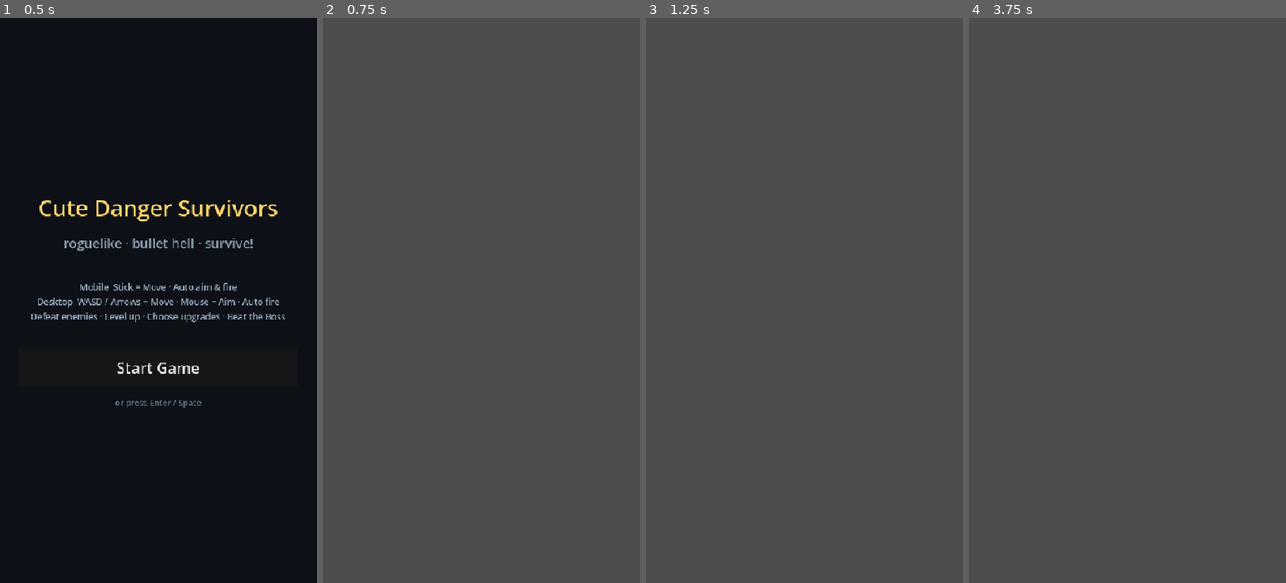
Above: before the commit, frames 1-4 (left to right).
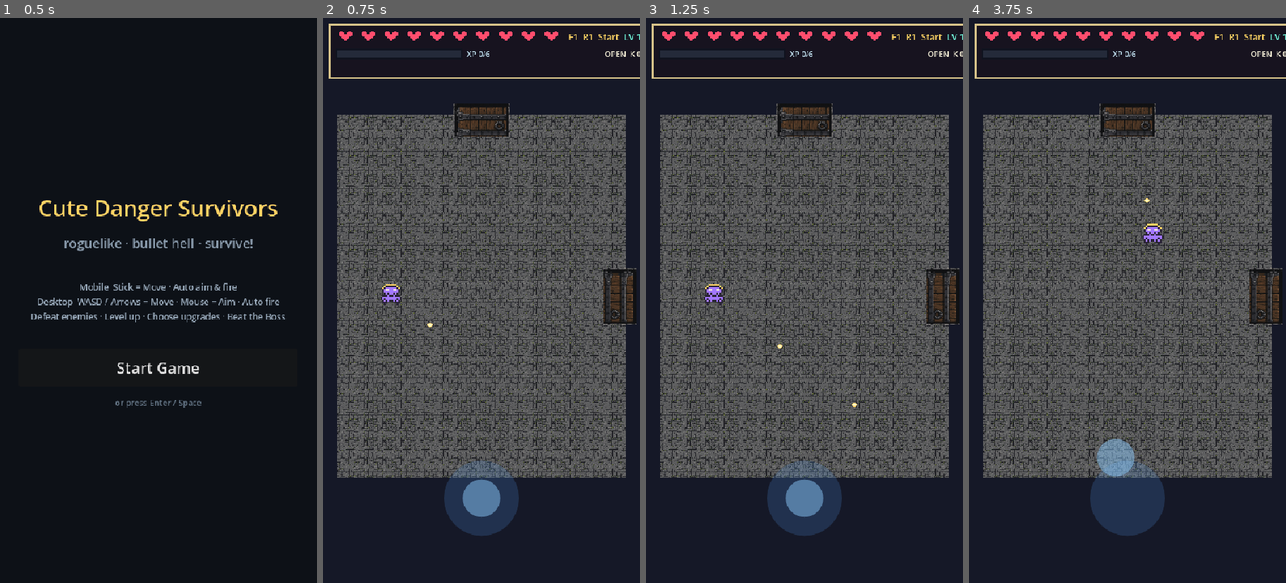
Above: after the commit, the same moments.

Repository: rinn0027-ai/cute-danger-survivors
Game: Godot game, scene res://scenes/StartMenu.tscn
Two runs of this game, one before a commit and one after it. Both use one fixed random seed, a clock stepped at 60 frames per second and the inputs below.
Inputs (mouse positions are in pixels of both pictures, inside the frame that each line leads up to):
- Up to frame 1 (0.5 s): no input
- Up to frame 2 (0.75 s): click "Start Game" at 0.5 s
- Up to frame 3 (1.25 s): no input
- Up to frame 4 (3.75 s): tap Enter at 1.25 s; move the mouse to (1197, 272) at 1.27 s; hold D (move_right) 1.28-2 s; tap 1 at 1.35 s; click (1197, 272) at 1.42 s; tap Space at 1.52 s; drag from (1064, 328) to (1111, 413) at 2.02 s; move the mouse to (1159, 176) at 2.77 s; hold D (move_right) 2.78-3.5 s; tap 3 at 2.85 s; drag from (1111, 413) to (1032, 215) at 3.52 s

Frame 1 is identical in both runs. In frame 2, 62% of the frame differs, in the area x 0-100%, y 0-100%; in frame 3, 62%; in frame 4, 62%.
Error before the commit: Parse Error: Cannot infer the type of "has_half" variable because the value doesn't have a set type. (res://scripts/main.gd:1252)

Commit message:
Require doors for room transitions

Diff:
--- a/scripts/main.gd
+++ b/scripts/main.gd
@@ -220,7 +220,6 @@
 	player.joystick_direction = joystick_move.direction
 	_keep_player_inside_room()
 	_handle_shooting()
-	_check_door_transition()
 	if enemy_shoot_timer <= 0.0:
 		_fire_enemy_bullets()
 		var shoot_interval := 1.25
@@ -911,29 +910,9 @@
 		room_number += 1
 	call_deferred("_load_room")
 
-func _check_door_transition() -> void:
-	if not room_cleared or changing_room:
-		return
-	if player.position.x >= room_rect.end.x + 14.0:
-		_enter_door(Vector2i.RIGHT)
-	elif player.position.x <= room_rect.position.x - 14.0:
-		_enter_door(Vector2i.LEFT)
-	elif player.position.y <= room_rect.position.y - 14.0:
-		_enter_door(Vector2i.UP)
-	elif player.position.y >= room_rect.end.y + 14.0:
-		_enter_door(Vector2i.DOWN)
-
 func _keep_player_inside_room() -> void:
-	if room_cleared:
-		var left_limit := room_rect.position.x - 32.0 if dungeon.has(current_room + Vector2i.LEFT) else room_rect.position.x + 16.0
-		var right_limit := room_rect.end.x + 32.0 if dungeon.has(current_room + Vector2i.RIGHT) else room_rect.end.x - 16.0
-		var top_limit := room_rect.position.y - 32.0 if dungeon.has(current_room + Vector2i.UP) else room_rect.position.y + 16.0
-		var bottom_limit := room_rect.end.y + 32.0 if dungeon.has(current_room + Vector2i.DOWN) else room_rect.end.y - 16.0
-		player.position.x = clamp(player.position.x, left_limit, right_limit)
-		player.position.y = clamp(player.position.y, top_limit, bottom_limit)
-	else:
-		player.position.x = clamp(player.position.x, room_rect.position.x + 16, room_rect.end.x - 16)
-		player.position.y = clamp(player.position.y, room_rect.position.y + 16, room_rect.end.y - 16)
+	player.position.x = clamp(player.position.x, room_rect.position.x + 16.0, room_rect.end.x - 16.0)
+	player.position.y = clamp(player.position.y, room_rect.position.y + 16.0, room_rect.end.y - 16.0)
 
 func _on_gem_collected(value: int) -> void:
 	xp += value
@@ -1249,7 +1228,7 @@
 		child.queue_free()
 	var max_units := int(ceil(float(player.max_health) / 2.0))
 	var full_units := int(player.health / 2)
-	var has_half := player.health % 2 == 1
+	var has_half: bool = player.health % 2 == 1
 	var shown_units := mini(max_units, 10)
 	for i in range(shown_units):
 		var heart := TextureRect.new()
Not shown, changed: docs/index.html
Not shown, changed: docs/index.pck
Not shown, changed: docs/index.service.worker.js
